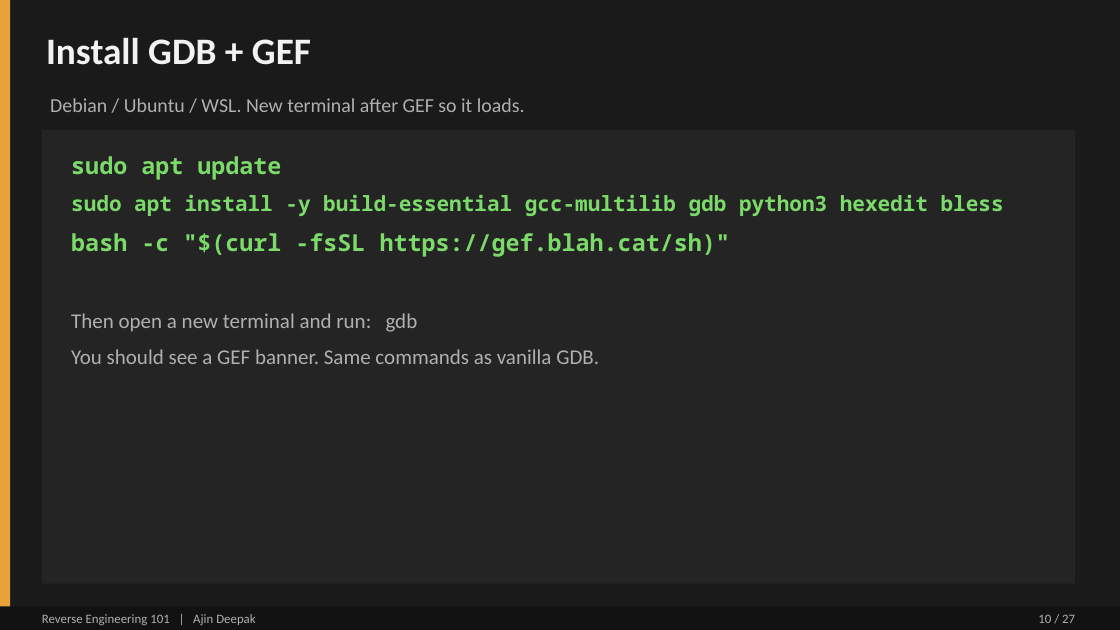
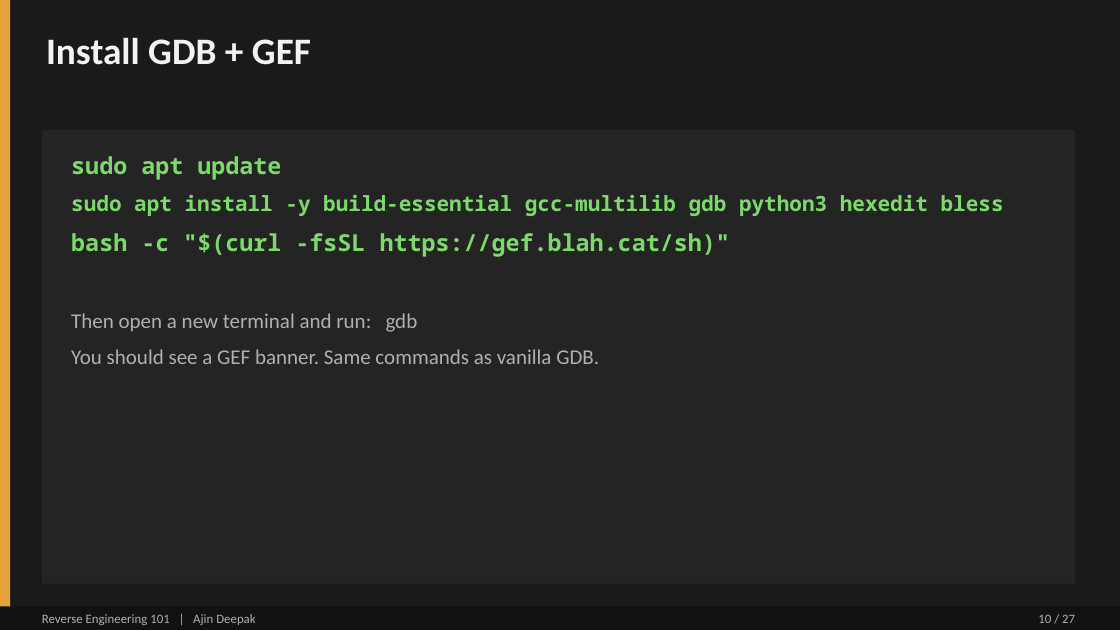
Before and after one commit to DERE-ad2001/reverse-engineering-101, a slide deck: slide 10 of Reverse Engineering 101.pptx. Drawn at 1120x630 pixels with LibreOffice and Linux fonts; fonts in the diff are those of the drawing. Boxes give left, top, right and bottom in pixels: in the first picture for what was removed or moved away, otherwise in the second. Text is boxed around its words. In the diff, an @@ line names an element or a change of style, - is before the commit and + after.

```diff
--- a/Reverse Engineering 101.pptx
+++ b/Reverse Engineering 101.pptx
@@ text removed at (x1=50, y1=98, x2=525, y2=112) @@
-Debian / Ubuntu / WSL. New terminal after GEF so it loads.
```
Also in this commit, not shown: 5 other slides changed.
